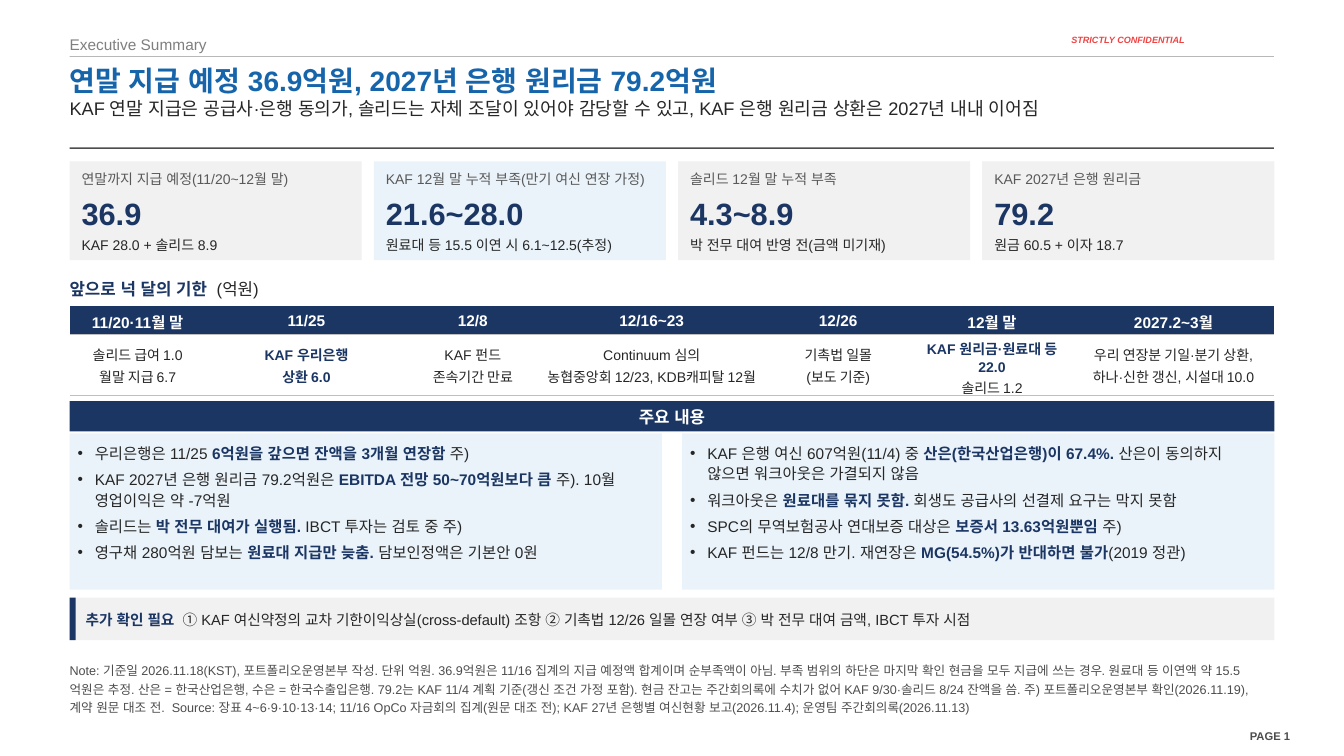
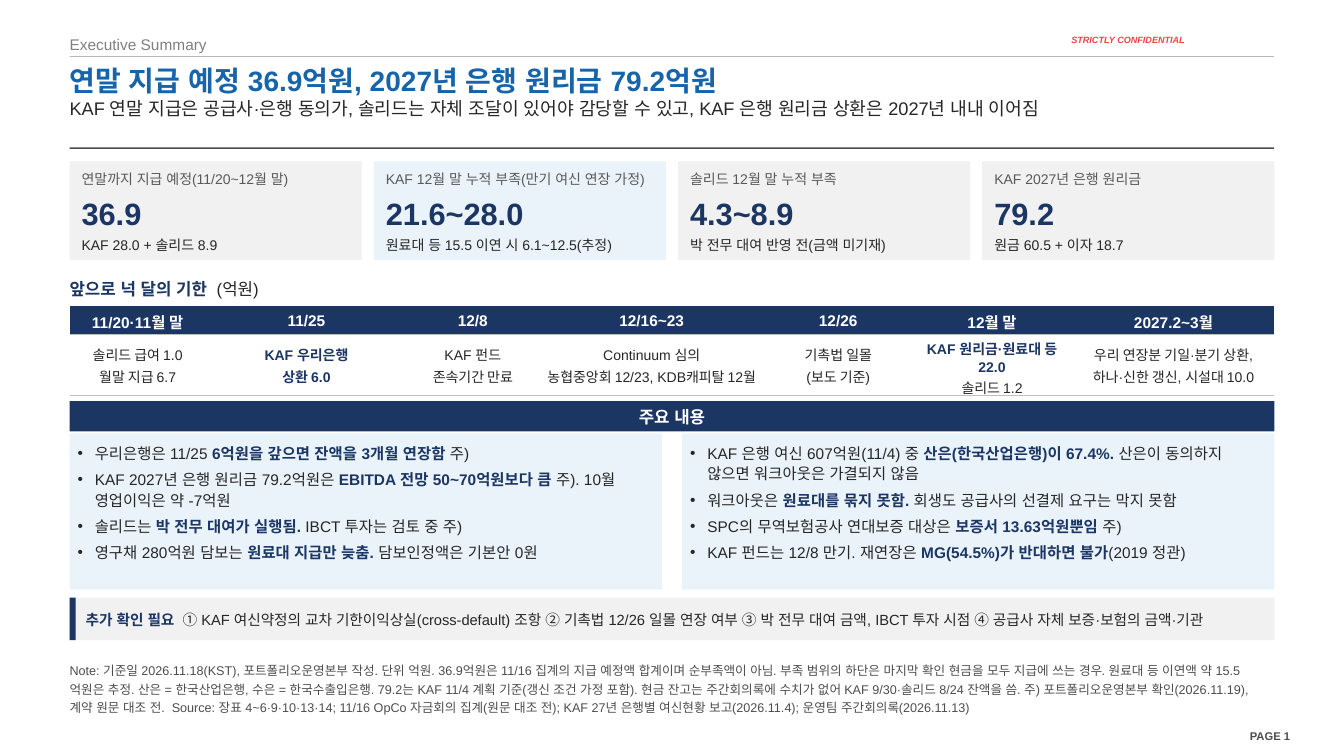
Before and after one commit to jogyesung/GS-Secretary, a slide deck: slide 1 of outputs/CIP_KAF_솔리드_자금조달차질_시나리오_20261118.pptx. Drawn at 1344x756 pixels with LibreOffice and Linux fonts; fonts in the diff are those of the drawing; background and template pictures are left out. Boxes give left, top, right and bottom in pixels: in the first picture for what was removed or moved away, otherwise in the second. Text is boxed around its words. In the diff, an @@ line names an element or a change of style, - is before the commit and + after.

```diff
--- a/outputs/CIP_KAF_솔리드_자금조달차질_시나리오_20261118.pptx
+++ b/outputs/CIP_KAF_솔리드_자금조달차질_시나리오_20261118.pptx
@@ text at <box>86,612,1204,628</box>: text changed @@
-추가 확인 필요 ① KAF 여신약정의 교차 기한이익상실(cross-default) 조항 ② 기촉법 12/26 일몰 연장 여부 ③ 박 전무 대여 금액, IBCT 투자 시점
+추가 확인 필요 ① KAF 여신약정의 교차 기한이익상실(cross-default) 조항 ② 기촉법 12/26 일몰 연장 여부 ③ 박 전무 대여 금액, IBCT 투자 시점 ④ 공급사 자체 보증·보험의 금액·기관
```
Also in this commit, not shown: 2 other slides changed, 1 other file.
